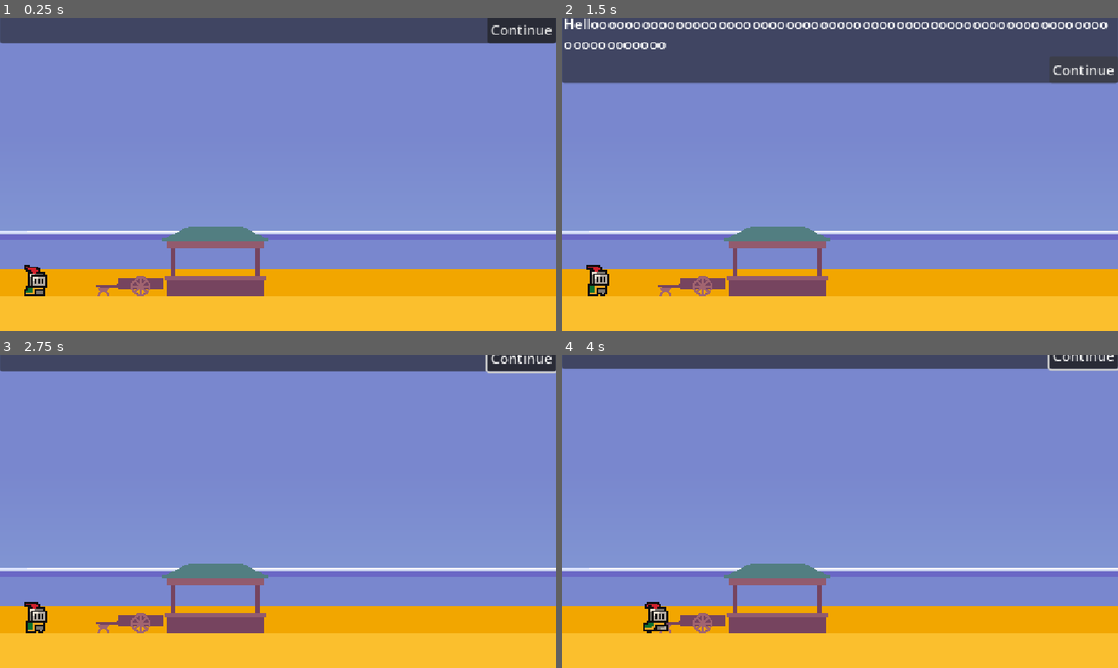
Above: before the commit, frames 1-4 (two rows, left to right).
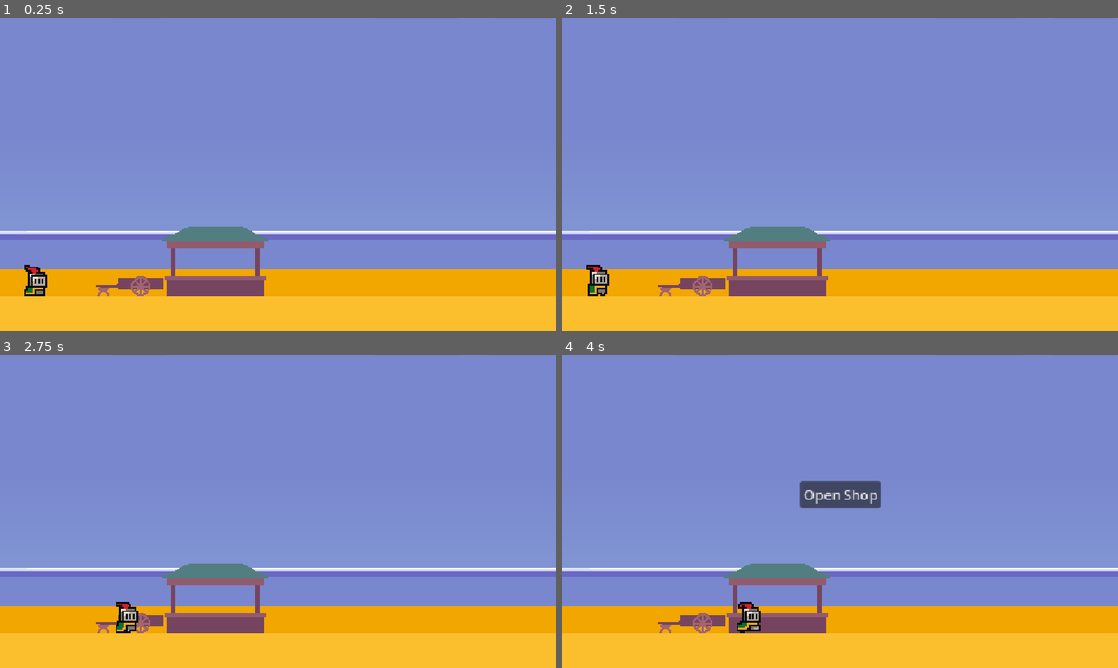
Above: after the commit, the same moments.

Repository: CorbinGrosso/Lunch-on-Sunpetal-Island
Game: Godot game, scene res://scenes/scene_controller.tscn
Two runs of this game, one before a commit and one after it. Both use one fixed random seed, a clock stepped at 60 frames per second and the inputs below.
Inputs (mouse positions are in pixels of both pictures, inside the frame that each line leads up to):
- Up to frame 1 (0.25 s): no input
- Up to frame 2 (1.5 s): click (1084, 105) at 0.5 s, where only the run before the commit has a clickable "Continue"; click (1084, 108) at 1.25 s, where only the run before the commit has a clickable "Continue"
- Up to frame 3 (2.75 s): tap Enter (ui_accept) at 2, 2.27 s; move the mouse to (400, 495) at 2.02 s; hold D (move_right) from 2.03 s (still down); hold E (interact, bound only after the commit) from 2.03 s (still down); click (400, 495) at 2.17 s
- Up to frame 4 (4 s): release D (move_right) at 2.75 s; release E (interact, bound only after the commit) at 2.75 s; drag from (728, 527) to (573, 605) at 2.77 s; tap Enter (ui_accept) at 3.5 s; move the mouse to (895, 442) at 3.52 s; hold D (move_right) from 3.53 s (still down); hold E (interact, bound only after the commit) from 3.53 s (still down)

The runs differ from the first frame. In frame 1, 8.2% of the frame differs, in the area x 0-100%, y 0-9%; in frame 2, 21%, in the area x 0-100%, y 0-22%; in frame 3, 6.1%; in frame 4, 6.5%.

Commit message:
Haggling system functional. Bugs included, but system is generally functional.

Diff:
--- a/project.godot
+++ b/project.godot
@@ -15,6 +15,12 @@
 config/features=PackedStringArray("4.7", "GL Compatibility")
 config/icon="res://icon.svg"
 
+[autoload]
+
+DialogManager="*uid://b6acnp8tc7262"
+InteractionManager="*uid://2vo4bdljo43"
+VillagerManager="*uid://dwnsdvn65e4up"
+
 [display]
 
 window/stretch/mode="canvas_items"
@@ -23,6 +29,10 @@
 [editor_plugins]
 
 enabled=PackedStringArray("res://addons/kanban_tasks/plugin.cfg")
+
+[global_group]
+
+player=""
 
 [input]
 
@@ -38,6 +48,16 @@
 , Object(InputEventKey,"resource_local_to_scene":false,"resource_name":"","device":-1,"window_id":0,"alt_pressed":false …(186 unchanged characters)…
 ]
 }
+interact={
+"deadzone": 0.2,
+"events": [Object(InputEventKey,"resource_local_to_scene":false,"resource_name":"","device":-1,"window_id":0,"alt_pressed":false,"shift_pressed":false,"ctrl_pressed":false,"meta_pressed":false,"pressed":false,"keycode":0,"physical_keycode":69,"key_label":0,"unicode":101,"location":0,"echo":false,"script":null)
+, Object(InputEventKey,"resource_local_to_scene":false,"resource_name":"","device":-1,"window_id":0,"alt_pressed":false,"shift_pressed":false,"ctrl_pressed":false,"meta_pressed":false,"pressed":false,"keycode":0,"physical_keycode":4194309,"key_label":0,"unicode":0,"location":0,"echo":false,"script":null)
+]
+}
+
+[layer_names]
+
+2d_physics/layer_2="Player"
 
 [physics]
 
--- a/scenes/bento_stand.tscn
+++ b/scenes/bento_stand.tscn
@@ -1,10 +1,15 @@
 [gd_scene format=3 uid="uid://b5uos72yey5el"]
 
 [ext_resource type="Texture2D" uid="uid://bf5ev41miipue" path="res://assets/enviros/beach/beach_w_obj_blobs.png" id="1_e8gmd"]
+[ext_resource type="Script" uid="uid://b24m04grvrbqu" path="res://scripts/bento_stand.gd" id="1_x2l1g"]
 [ext_resource type="PackedScene" uid="uid://hfsyqf8bo52a" path="res://scenes/loading_zone.tscn" id="3_x2l1g"]
+[ext_resource type="PackedScene" uid="uid://003qqjmwbhxg" path="res://scenes/interaction_area.tscn" id="4_1d87t"]
+
+[sub_resource type="RectangleShape2D" id="RectangleShape2D_apumd"]
+size = Vector2(112, 64)
 
 [node name="BentoStand" type="Node2D" unique_id=2022753761]
-position = Vector2(320, 181)
+script = ExtResource("1_x2l1g")
 
 [node name="BeachWObjBlobs" type="Sprite2D" parent="." unique_id=1044686248]
 z_index = -10
@@ -23,3 +28,10 @@
 [node name="DockLoadingZone" parent="." unique_id=662490789 instance=ExtResource("3_x2l1g")]
 position = Vector2(308, 105)
 next_scene = "dock"
+
+[node name="BentoStandInteractionArea" parent="." unique_id=766948796 instance=ExtResource("4_1d87t")]
+action_name = "Open Shop"
+
+[node name="CollisionShape2D" type="CollisionShape2D" parent="BentoStandInteractionArea" unique_id=1237563358]
+position = Vector2(-72, 107)
+shape = SubResource("RectangleShape2D_apumd")
--- /dev/null
+++ b/scenes/dialog_manager.tscn
@@ -0,0 +1,12 @@
+[gd_scene format=3 uid="uid://b6acnp8tc7262"]
+
+[ext_resource type="Script" uid="uid://bmkcittp3w724" path="res://scripts/dialog_manager.gd" id="1_0fik5"]
+
+[node name="DialogManager" type="Control" unique_id=2022353293]
+layout_mode = 3
+anchors_preset = 15
+anchor_right = 1.0
+anchor_bottom = 1.0
+grow_horizontal = 2
+grow_vertical = 2
+script = ExtResource("1_0fik5")
--- a/scenes/dock.tscn
+++ b/scenes/dock.tscn
@@ -8,7 +8,6 @@
 distance = -84.0
 
 [node name="Dock" type="Node2D" unique_id=11944277]
-position = Vector2(320, 179)
 
 [node name="DockBlobs" type="Sprite2D" parent="." unique_id=1383741665]
 z_index = -10
--- a/scenes/home.tscn
+++ b/scenes/home.tscn
@@ -8,7 +8,6 @@
 distance = -320.0
 
 [node name="Home" type="Node2D" unique_id=310274419]
-position = Vector2(320, 184)
 
 [node name="HomeBlobs" type="Sprite2D" parent="." unique_id=1559555611]
 z_index = -10
--- /dev/null
+++ b/scenes/interaction_area.tscn
@@ -0,0 +1,11 @@
+[gd_scene format=3 uid="uid://003qqjmwbhxg"]
+
+[ext_resource type="Script" uid="uid://brcjn4wee6obt" path="res://scripts/interaction_area.gd" id="1_40t11"]
+
+[node name="InteractionArea" type="Area2D" unique_id=766948796]
+collision_layer = 0
+collision_mask = 2
+script = ExtResource("1_40t11")
+
+[connection signal="body_entered" from="." to="." method="_on_body_entered"]
+[connection signal="body_exited" from="." to="." method="_on_body_exited"]
--- /dev/null
+++ b/scenes/interaction_manager.tscn
@@ -0,0 +1,17 @@
+[gd_scene format=3 uid="uid://2vo4bdljo43"]
+
+[ext_resource type="Script" uid="uid://cgbfstl52dlqj" path="res://scripts/interaction_manager.gd" id="1_rddhf"]
+
+[node name="InteractionManager" type="Node2D" unique_id=460825521]
+script = ExtResource("1_rddhf")
+
+[node name="Button" type="Button" parent="." unique_id=865636903]
+z_index = 10
+anchors_preset = 5
+anchor_left = 0.5
+anchor_right = 0.5
+offset_left = -35.0
+offset_right = 35.0
+offset_bottom = 31.0
+grow_horizontal = 2
+text = "Interact"
--- a/scenes/player.tscn
+++ b/scenes/player.tscn
@@ -161,6 +161,7 @@
 
 [node name="Player" type="CharacterBody2D" unique_id=1747869481]
 scale = Vector2(2, 2)
+collision_layer = 2
 script = ExtResource("1_g2els")
 
 [node name="AnimatedSprite2D" type="AnimatedSprite2D" parent="." unique_id=581377912]
--- a/scenes/scene_controller.tscn
+++ b/scenes/scene_controller.tscn
@@ -114,6 +114,7 @@
 script = ExtResource("1_e8btk")
 
 [node name="BentoStand" parent="." unique_id=2022753761 instance=ExtResource("2_fwhu6")]
+position = Vector2(320, 181)
 
 [node name="Player" parent="." unique_id=1747869481 instance=ExtResource("3_fwhu6")]
 position = Vector2(42, 296)
@@ -133,21 +134,23 @@
 
 [node name="UI" type="Node" parent="." unique_id=1137849404]
 
-[node name="Dialog" type="Control" parent="UI" unique_id=1879384657]
+[node name="Dialog" type="Control" parent="UI" unique_id=1183541291 groups=["dialog"]]
 layout_mode = 3
+anchors_preset = 15
 anchor_right = 1.0
 anchor_bottom = 1.0
 offset_right = -512.0
 offset_bottom = -528.0005
 grow_horizontal = 2
+grow_vertical = 2
 theme = SubResource("Theme_c3ohr")
 script = ExtResource("4_rcfrh")
 
-[node name="AnimationPlayer" type="AnimationPlayer" parent="UI/Dialog" unique_id=1493809682]
+[node name="AnimationPlayer" type="AnimationPlayer" parent="UI/Dialog" unique_id=1303771079]
 root_node = NodePath("../..")
 libraries/ = SubResource("AnimationLibrary_1mf4q")
 
-[node name="Box" type="PanelContainer" parent="UI/Dialog" unique_id=565686761]
+[node name="Box" type="PanelContainer" parent="UI/Dialog" unique_id=1730281112]
 layout_mode = 1
 anchors_preset = 15
 anchor_right = 1.0
@@ -155,7 +158,7 @@
 grow_horizontal = 2
 grow_vertical = 2
 
-[node name="VBoxContainer" type="VBoxContainer" parent="UI/Dialog" unique_id=935824964]
+[node name="VBoxContainer" type="VBoxContainer" parent="UI/Dialog" unique_id=517708640]
 layout_mode = 1
 anchors_preset = 15
 anchor_right = 1.0
@@ -167,10 +170,10 @@
 grow_horizontal = 2
 grow_vertical = 2
 
-[node name="Speaker" type="Label" parent="UI/Dialog/VBoxContainer" unique_id=958404537]
+[node name="Speaker" type="Label" parent="UI/Dialog/VBoxContainer" unique_id=1348355810]
 layout_mode = 2
 
-[node name="Dialogue" type="RichTextLabel" parent="UI/Dialog/VBoxContainer" unique_id=519231090]
+[node name="Dialogue" type="RichTextLabel" parent="UI/Dialog/VBoxContainer" unique_id=241864342]
 layout_mode = 2
 theme_override_font_sizes/normal_font_size = 16
 theme_override_font_sizes/bold_font_size = 16
@@ -179,7 +182,7 @@
 theme_override_font_sizes/mono_font_size = 16
 fit_content = true
 
-[node name="Continue" type="Button" parent="UI/Dialog" unique_id=401408828]
+[node name="Continue" type="Button" parent="UI/Dialog" unique_id=1122365778]
 layout_mode = 1
 anchors_preset = 3
 anchor_left = 1.0
@@ -193,8 +196,42 @@
 theme_override_font_sizes/font_size = 16
 text = "Continue"
 
+[node name="Accept" type="Button" parent="UI/Dialog" unique_id=1839379716]
+layout_mode = 1
+anchors_preset = 7
+anchor_left = 0.5
+anchor_top = 1.0
+anchor_right = 0.5
+anchor_bottom = 1.0
+offset_left = 108.0
+offset_top = -30.999512
+offset_right = 212.0
+offset_bottom = 0.00048828125
+grow_horizontal = 2
+grow_vertical = 0
+theme_override_font_sizes/font_size = 16
+text = "Accept"
+
+[node name="Decline" type="Button" parent="UI/Dialog" unique_id=1447250639]
+layout_mode = 1
+anchors_preset = 7
+anchor_left = 0.5
+anchor_top = 1.0
+anchor_right = 0.5
+anchor_bottom = 1.0
+offset_left = -193.0
+offset_top = -30.999512
+offset_right = -127.0
+offset_bottom = 0.00048828125
+grow_horizontal = 2
+grow_vertical = 0
+theme_override_font_sizes/font_size = 16
+text = "Decline"
+
 [connection signal="animation_finished" from="AnimationPlayer" to="." method="_on_animation_player_animation_finished"]
 [connection signal="animation_started" from="AnimationPlayer" to="." method="_on_animation_player_animation_started"]
 [connection signal="animation_finished" from="UI/Dialog/AnimationPlayer" to="UI/Dialog" method="_on_animation_player_animation_finished"]
 [connection signal="animation_started" from="UI/Dialog/AnimationPlayer" to="UI/Dialog" method="_on_animation_player_animation_started"]
 [connection signal="pressed" from="UI/Dialog/Continue" to="UI/Dialog" method="_on_continue_pressed"]
+[connection signal="pressed" from="UI/Dialog/Accept" to="UI/Dialog" method="_on_accept_pressed"]
+[connection signal="pressed" from="UI/Dialog/Decline" to="UI/Dialog" method="_on_decline_pressed"]
--- /dev/null
+++ b/scenes/villager_manager.tscn
@@ -0,0 +1,12 @@
+[gd_scene format=3 uid="uid://dwnsdvn65e4up"]
+
+[ext_resource type="Script" uid="uid://clgtgnaxj2t5s" path="res://scripts/villager_manager.gd" id="1_t2hju"]
+
+[node name="VillagerManager" type="Control" unique_id=2075350483]
+layout_mode = 3
+anchors_preset = 15
+anchor_right = 1.0
+anchor_bottom = 1.0
+grow_horizontal = 2
+grow_vertical = 2
+script = ExtResource("1_t2hju")
--- /dev/null
+++ b/scripts/bento_stand.gd
@@ -0,0 +1,10 @@
+extends Node2D
+
+@onready var bento_stand_interaction_area: InteractionArea = $BentoStandInteractionArea
+
+# Called when the node enters the scene tree for the first time.
+func _ready():
+	bento_stand_interaction_area.interact = Callable(self, "_on_bento_stand_interact")
+
+func _on_bento_stand_interact():
+	VillagerManager.open_shop()
--- a/scripts/dialog.gd
+++ b/scripts/dialog.gd
@@ -3,57 +3,38 @@
 @onready var speaker_label: Label = $VBoxContainer/Speaker
 @onready var dialogue_label: RichTextLabel = $VBoxContainer/Dialogue
 @onready var continue_button: Button = $Continue
-var typing_speed = 20
-var typing_time
-var dialogue_queue = []
-var is_dialogue_displayed = false
+@onready var accept_button: Button = $Accept
+@onready var decline_button: Button = $Decline
+@onready var anim = $AnimationPlayer
+@onready var player = get_parent().get_parent().find_child("Player")
 
-# Called when the node enters the scene tree for the first time.
 func _ready():
-	pass # Replace with function body.
-
-# Called every frame. 'delta' is the elapsed time since the previous frame.
-func _physics_process(_delta):
-	if !dialogue_queue.is_empty() and !is_dialogue_displayed:
-		display_line(dialogue_queue[0][0], dialogue_queue[0][1])
-
-func display_line(line, speaker = ""):
-	is_dialogue_displayed = true
-	dialogue_label.bbcode_text = line
-	speaker_label.text = speaker
-	dialogue_label.visible_characters = 0
-	typing_time = 0
-	open()
-	while dialogue_label.visible_characters < dialogue_label.get_total_character_count():
-		typing_time += get_process_delta_time()
-		dialogue_label.visible_characters = int(typing_time * typing_speed)
-		await get_tree().process_frame
-	continue_button.grab_focus()
-
-func open():
-	$AnimationPlayer.play("slide_in")
-
-func close():
-	$AnimationPlayer.play("slide_out")
+	DialogManager.setup(speaker_label, dialogue_label, continue_button, accept_button, decline_button, anim)
 
 func _on_continue_pressed():
-	if dialogue_label.visible_characters < dialogue_label.get_total_character_count():
-		typing_time = int(dialogue_label.get_total_character_count() / float(typing_speed) + 1)
-	else:
-		close()
-		dialogue_queue.pop_front()
-
-func add_to_queue(line, speaker = ""):
-	dialogue_queue.append([line, speaker])
-
+	DialogManager._on_continue_pressed()
 
 func _on_animation_player_animation_started(anim_name):
 	if anim_name == "slide_in":
-		get_parent().get_parent().find_child("Player")._set_movement_control_enabled(false)
-
+		player._set_movement_control_enabled(false)
+		player.stop_moving()
 
 func _on_animation_player_animation_finished(anim_name):
 	if anim_name == "slide_out":
-		is_dialogue_displayed = false
-		if dialogue_queue.is_empty():
-			get_parent().get_parent().find_child("Player")._set_movement_control_enabled(true)
+		DialogManager.is_dialogue_displayed = false
+		if DialogManager.dialogue_queue.is_empty():
+			player._set_movement_control_enabled(true)
+
+func _on_accept_pressed():
+	if !DialogManager._is_dialogue_done_typing():
+		DialogManager._force_dialogue_done_typing()
+	else:
+		VillagerManager.accept_offer()
+		DialogManager.close()
+
+func _on_decline_pressed():
+	if !DialogManager._is_dialogue_done_typing():
+		DialogManager._force_dialogue_done_typing()
+	else:
+		VillagerManager.decline_offer()
+		DialogManager.close()
--- /dev/null
+++ b/scripts/dialog_manager.gd
@@ -0,0 +1,63 @@
+extends Control
+
+@onready var speaker_label: Label
+@onready var dialogue_label: RichTextLabel
+@onready var continue_button: Button
+@onready var accept_button: Button
+@onready var decline_button: Button
+@onready var anim: AnimationPlayer
+var typing_speed = 20
+var typing_time
+var dialogue_queue = []
+var is_dialogue_displayed = false
+
+func setup(speaker_label_, dialogue_label_, continue_button_, accept_button_, decline_button_, anim_):
+	speaker_label = speaker_label_
+	dialogue_label = dialogue_label_
+	continue_button = continue_button_
+	accept_button = accept_button_
+	decline_button = decline_button_
+	anim = anim_
+
+# Called every frame. 'delta' is the elapsed time since the previous frame.
+func _physics_process(_delta):
+	if !dialogue_queue.is_empty() and !is_dialogue_displayed:
+		_display_line(dialogue_queue[0][0], dialogue_queue[0][1], dialogue_queue[0][2])
+
+func _display_line(line, speaker = "", is_transaction = false):
+	is_dialogue_displayed = true
+	dialogue_label.text = line
+	speaker_label.text = speaker
+	dialogue_label.visible_characters = 0
+	typing_time = 0
+	continue_button.visible = !is_transaction
+	accept_button.visible = is_transaction
+	decline_button.visible = is_transaction
+	open()
+	while dialogue_label.visible_characters < dialogue_label.get_total_character_count():
+		typing_time += get_process_delta_time()
+		dialogue_label.visible_characters = int(typing_time * typing_speed)
+		await get_tree().process_frame
+	continue_button.grab_focus()
+
+func open():
+	anim.play("slide_in")
+
+func close():
+	anim.play("slide_out")
+	dialogue_queue.pop_front()
+
+func _on_continue_pressed():
+	if !_is_dialogue_done_typing():
+		_force_dialogue_done_typing()
+	else:
+		close()
+
+func add_to_queue(line, speaker: String = "", is_transaction: bool = false):
+	dialogue_queue.append([line, speaker, is_transaction])
+
+func _is_dialogue_done_typing():
+	return dialogue_label.visible_characters >= dialogue_label.get_total_character_count()
+
+func _force_dialogue_done_typing():
+	typing_time = int(dialogue_label.get_total_character_count() / float(typing_speed) + 1)
--- /dev/null
+++ b/scripts/interaction_area.gd
@@ -0,0 +1,15 @@
+extends Area2D
+class_name InteractionArea
+
+@export var action_name: String = "Interact"
+
+var interact: Callable = func():
+	pass
+
+
+func _on_body_entered(_body):
+	InteractionManager.register_area(self)
+
+
+func _on_body_exited(_body):
+	InteractionManager.unregister_area(self)
--- /dev/null
+++ b/scripts/interaction_manager.gd
@@ -0,0 +1,43 @@
+extends Node2D
+
+@onready var player = get_tree().get_first_node_in_group("player")
+@onready var button = $Button
+
+const BASE_TEXT = "[E] to "
+
+var active_areas = []
+var can_interact = true
+
+func register_area(area: InteractionArea):
+	active_areas.append(area)
+
+func unregister_area(area: InteractionArea):
+	var index = active_areas.find(area)
+	if index != -1:
+		active_areas.remove_at(index)
+
+func _process(_delta):
+	if !active_areas.is_empty() and can_interact:
+		active_areas.sort_custom(_sort_by_distance_to_player)
+		button.text = active_areas[0].action_name
+		button.position = active_areas[0].global_position
+		button.position.y -=  36
+		button.position.x -= button.size.x / 2
+		button.show()
+	else:
+		button.hide()
+
+func _sort_by_distance_to_player(area1, area2):
+	var area1_to_player = player.global_position.distance_to(area1.global_position)
+	var area2_to_player = player.global_position.distance_to(area2.global_position)
+	return area1_to_player < area2_to_player
+
+func _input(event):
+	if event.is_action_pressed("interact") and can_interact:
+		if !active_areas.is_empty():
+			can_interact = false
+			button.hide()
+
+			await active_areas[0].interact.call()
+
+			can_interact = true
--- a/scripts/player.gd
+++ b/scripts/player.gd
@@ -64,3 +64,6 @@
 
 func get_right_start_pos():
 	return right_start_pos
+
+func stop_moving():
+	velocity.x = 0
--- a/scripts/scene_controller.gd
+++ b/scripts/scene_controller.gd
@@ -12,8 +12,6 @@
 # Called when the node enters the scene tree for the first time.
 func _ready():
 	dialog.position.y -= 120
-	dialog.add_to_queue("Hellooooooooooooooooooooooooooooooooooooooooooooooooooooooooooooooooooooooooo")
-	dialog.add_to_queue("Heyyyyyyyyyyyyyyyyyyyyyyyyyyyyyyyyyyyyyyyyyyyyyyyyyyyyyyyyyyyyyyyyyyyyyyyyyyyyyyy")
 
 # Called every frame. 'delta' is the elapsed time since the previous frame.
 func _physics_process(_delta):
--- /dev/null
+++ b/scripts/villager_manager.gd
@@ -0,0 +1,88 @@
+extends Control
+
+var villager_data = {}
+var file = "res://assets/strings/dialogue.json"
+var json_as_text = FileAccess.get_file_as_string(file)
+var dialogue_options = JSON.parse_string(json_as_text)
+enum hunger {HEALTHY, HUNGRY, DEAD}
+enum financial_status {POOR, AVERAGE, WEALTHY}
+var villagers = dialogue_options.keys()
+var villagers_alive = 0
+var rng = RandomNumberGenerator.new()
+var current_customer
+
+# Called when the node enters the scene tree for the first time.
+func _ready():
+	for villager in villagers:
+		villager_data[villager] = {}
+		villager_data[villager].dialogue = dialogue_options[villager]
+		villager_data[villager].hunger = hunger.HEALTHY
+		villager_data[villager].financial_status = financial_status.AVERAGE
+		villagers_alive += 1
+	print(villager_data)
+
+func open_shop():
+	var customer_count = _calc_customer_count()
+	if customer_count == 0:
+		DialogManager.add_to_queue("Nobody showed up")
+	else:
+		var options = _get_living_villagers()
+		var customers = []
+		for index in range(customer_count):
+			var customer = options.pick_random()
+			customers.append(customer)
+			options.remove_at(options.find(customer))
+		for customer in customers:
+			current_customer = customer
+			_haggle()
+
+func _calc_customer_count():
+	var min_customers = int(ceil(villagers_alive / 4.0))
+	var max_customers = int(ceil(villagers_alive / 2.0))
+	print(min_customers, max_customers)
+	return rng.randi_range(min_customers, max_customers)
+
+func _get_living_villagers():
+	var living_villagers = []
+	for villager in villager_data:
+		if villager_data[villager].hunger != hunger.DEAD:
+			living_villagers.append(villager)
+	return living_villagers
+
+func _haggle():
+	DialogManager.add_to_queue(villager_data[current_customer].dialogue.haggling.greeting.pick_random(), current_customer)
+	DialogManager.add_to_queue(_generate_offer(), current_customer, true)
+
+func _generate_offer():
+	var min_budget
+	var max_budget
+	var min_purchase
+	var max_purchase
+	if villager_data[current_customer].financial_status == financial_status.POOR:
+		min_budget = 1
+		max_budget = 10
+		min_purchase = 1
+		max_purchase = 3
+	elif villager_data[current_customer].financial_status == financial_status.AVERAGE:
+		min_budget = 5
+		max_budget = 25
+		min_purchase = 1
+		max_purchase = 8
+	else:
+		min_budget = 10
+		max_budget = 50
+		min_purchase = 2
+		max_purchase = 10
+	return "Could I get " + str(rng.randi_range(min_purchase, max_purchase)) + " bento for $" + str(rng.randi_range(min_budget, max_budget)) + "?"
+
+func accept_offer():
+	if villager_data[current_customer].hunger == hunger.HEALTHY:
+		DialogManager.add_to_queue(villager_data[current_customer].dialogue.haggling.offer_accepted.not_hungry.pick_random(), current_customer)
+	else:
+		DialogManager.add_to_queue(villager_data[current_customer].dialogue.haggling.offer_accepted.hungry.pick_random(), current_customer)
+
+func decline_offer():
+	if villager_data[current_customer].hunger == hunger.HEALTHY:
+		DialogManager.add_to_queue(villager_data[current_customer].dialogue.haggling.offer_declined.not_hungry.pick_random(), current_customer)
+	else:
+		DialogManager.add_to_queue(villager_data[current_customer].dialogue.haggling.offer_declined.hungry.pick_random(), current_customer)
Not shown, added: scripts/bento_stand.gd.uid
Not shown, added: scripts/dialog_manager.gd.uid
Not shown, added: scripts/interaction_area.gd.uid
Not shown, added: scripts/interaction_manager.gd.uid
Not shown, added: scripts/villager_manager.gd.uid
Not shown, changed: kanban_tasks_data.kanban
